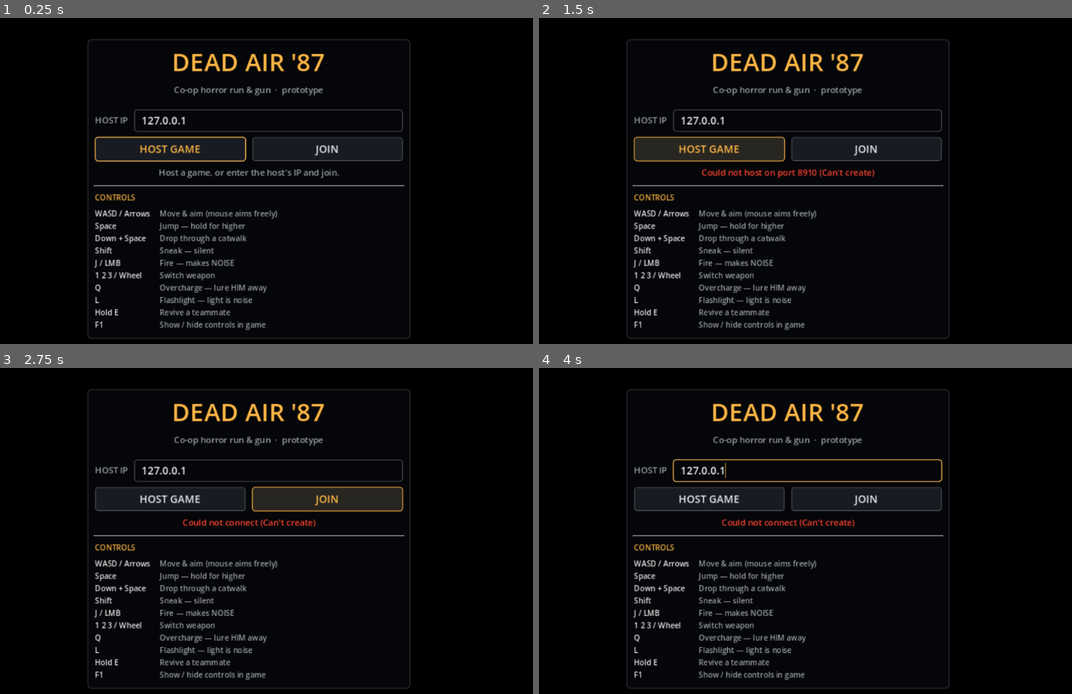
Above: before the commit, frames 1-4 (two rows, left to right).
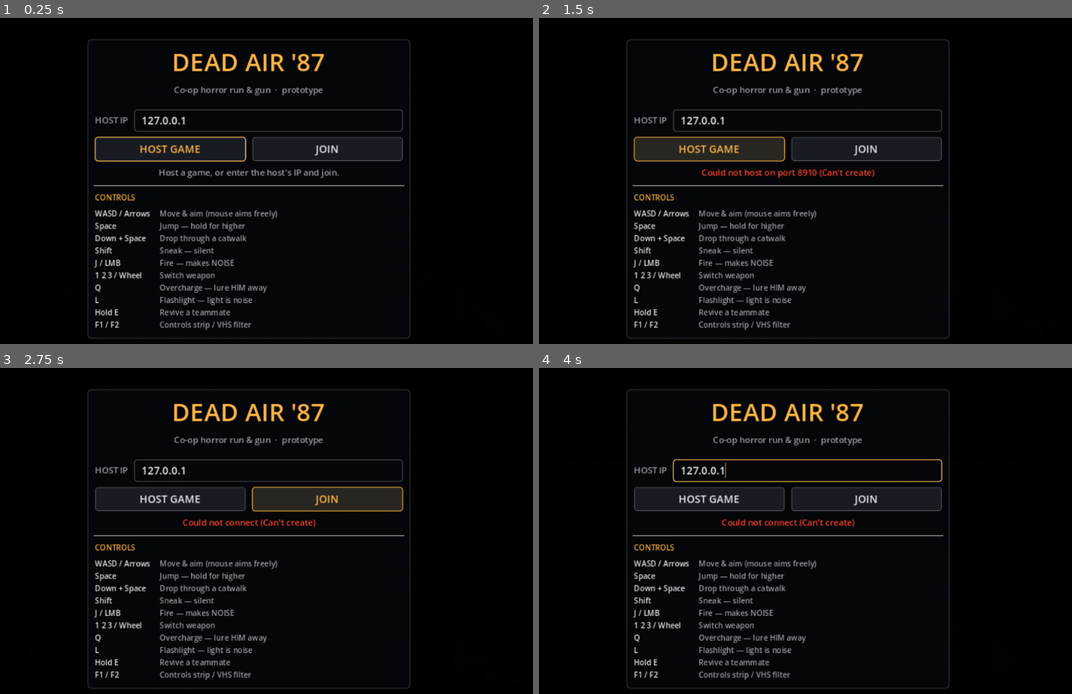
Above: after the commit, the same moments.

Repository: ssiwm/gameon
Game: Godot game, scene res://scenes/main.tscn
The game is run twice, just before and just after one commit, with the same random seed, the same clock (stepped at 60 frames per second) and the same inputs.
Inputs (mouse positions are in pixels of both pictures, inside the frame that each line leads up to):
- Up to frame 1 (0.25 s): no input
- Up to frame 2 (1.5 s): move the mouse to (922, 171) at 0.52 s; hold D (move_right) 0.53-1.25 s; hold Shift (crouch) 0.53-1.25 s; click (922, 171) at 0.67 s; tap W (move_up) at 0.77 s; click "HOST GAME" at 1.25 s
- Up to frame 3 (2.75 s): click "JOIN" at 2 s
- Up to frame 4 (4 s): move the mouse to (666, 557) at 2.77 s; hold D (move_right) 2.78-3.53 s; tap J (fire) at 2.85 s; click (666, 557) at 2.92 s; tap W (move_up) at 3.02 s; move the mouse to (848, 462) at 3.52 s; hold A (move_left) from 3.53 s (still down); tap L (flashlight) at 3.6 s; click (848, 462) at 3.67 s

The runs differ from the first frame. In frame 1, 0.3% of the frame differs, in the area x 19-50%, y 93-96%; in frame 2, 0.3%; in frame 3, 0.3%; in frame 4, 0.3%.

Commit message:
Grafika 2/4: tło parallax, filtr VHS, pył w świetle, żar gniazd
- backdrop.gd: niebo z księżycem i gwiazdami, dwie linie sosen, pas mgły
  (dryfuje) — Parallax2D tylko w poziomie, warstwy unshaded z jasnością
  ustawioną wprost (ciemność bez zmian: daleko od gracza 0,013). Tekstury
  generowane w kodzie; pliki w res://art/backdrop/ o tych samych nazwach
  mają pierwszeństwo (pod artystę).
- vhs.gdshader na warstwie 5 (UI przeniesione na 10 — HUD bez filtra):
  ziarno, linie, aberracja przy krawędziach, winieta, chłodne cienie /
  ciepłe światła, rzadkie zakłócenie taśmy. F2 wyłącza.
- Pył w powietrzu przy kamerze — cieniowany, widać go w snopie latarki.
- Żar nad gniazdami (unshaded) — cel widać z daleka.

Co-Authored-By: Claude Opus 5.5 <noreply@anthropic.com>

Diff:
--- /dev/null
+++ b/prototype/scripts/backdrop.gd
@@ -0,0 +1,118 @@
+extends Node2D
+## Tło parallax (1.5): niebo z księżycem, dwie linie sosen, dryfująca mgła.
+## Tekstury generowane w kodzie (deterministycznie). Warstwy są „unshaded" —
+## jasność ustawiamy wprost, żeby nie rozjaśnić ciemności strojonej w §8.3
+## (niebo ~0,01, sylwetki ledwo odcięte od horyzontu).
+##
+## Pod artystę (wariant C): podmień tekstury na pliki w res://art/backdrop/
+## o tych samych nazwach (sky.png, ridge_far.png, ridge_near.png, fog.png).
+
+const Lights := preload("res://scripts/lights.gd")
+
+const W := 1024
+const H := 480
+const ART_DIR := "res://art/backdrop/"
+
+func _ready() -> void:
+	z_index = -100
+	# Parallax tylko w poziomie: w pionie warstwy trzymają się świata (mapa ma
+	# 480 px wysokości, kamera chodzi nisko) — przy pionowym przesuwie linie
+	# drzew uciekały do góry kadru jako cienkie pasy.
+	_layer("sky", Vector2(0.04, 1.0), _sky(), Vector2.ZERO)
+	_layer("ridge_far", Vector2(0.18, 1.0), _ridge(0x51, 0.66, 10, 34, Color(0.050, 0.058, 0.080)), Vector2.ZERO)
+	_layer("ridge_near", Vector2(0.38, 1.0), _ridge(0x77, 0.76, 7, 60, Color(0.020, 0.024, 0.034)), Vector2.ZERO)
+	_layer("fog", Vector2(0.55, 1.0), _fog(), Vector2(-6.0, 0.0))
+
+func _layer(n: String, scroll: Vector2, img: Image, auto: Vector2) -> void:
+	var p := Parallax2D.new()
+	p.name = n
+	p.scroll_scale = scroll
+	p.repeat_size = Vector2(W, 0)
+	p.repeat_times = 3
+	p.autoscroll = auto
+	var s := Sprite2D.new()
+	s.centered = false
+	s.texture = _art_or(n, img)
+	s.material = Lights.unshaded()
+	p.add_child(s)
+	add_child(p)
+
+## Plik artysty, jeśli jest — inaczej tekstura wygenerowana.
+func _art_or(n: String, img: Image) -> Texture2D:
+	var path := ART_DIR + n + ".png"
+	if ResourceLoader.exists(path):
+		return load(path)
+	return ImageTexture.create_from_image(img)
+
+func _sky() -> Image:
+	var img := Image.create(W, H, false, Image.FORMAT_RGBA8)
+	var top := Color(0.006, 0.008, 0.016)
+	var hor := Color(0.075, 0.08, 0.11)
+	for y in H:
+		var t := clampf(float(y) / (H * 0.85), 0.0, 1.0)
+		var c := top.lerp(hor, t * t)
+		for x in W:
+			img.set_pixel(x, y, c)
+	var rng := RandomNumberGenerator.new()
+	rng.seed = 0x5A7
+	for i in 90:
+		var p := Vector2i(rng.randi_range(0, W - 1), rng.randi_range(0, int(H * 0.55)))
+		var b := rng.randf_range(0.10, 0.32)
+		img.set_pixelv(p, Color(b, b, b * 1.1))
+	# księżyc w nowiu-pełni: blada tarcza z poświatą
+	var mc := Vector2(720, 70)
+	for y in range(0, 170):
+		for x in range(600, 840):
+			var d := Vector2(x, y).distance_to(mc)
+			var base := img.get_pixel(x, y)
+			if d < 15.0:
+				var shade := 0.55 + 0.08 * sin(x * 0.7) * sin(y * 0.9)
+				img.set_pixel(x, y, Color(shade * 0.95, shade, shade * 1.02))
+			elif d < 70.0:
+				var g := pow(1.0 - (d - 15.0) / 55.0, 2.2) * 0.07
+				img.set_pixel(x, y, base + Color(g, g, g * 1.1, 0))
+	return img
+
+## Linia sosen: sylwetki z trójkątów na wypełnionym podnóżu.
+func _ridge(seed: int, base_frac: float, spacing: int, max_h: int, col: Color) -> Image:
+	var img := Image.create(W, H, false, Image.FORMAT_RGBA8)
+	img.fill(Color(0, 0, 0, 0))
+	var rng := RandomNumberGenerator.new()
+	rng.seed = seed
+	var base := int(H * base_frac)
+	var heights := PackedFloat32Array()
+	heights.resize(W)
+	for x in W:
+		heights[x] = base - 6.0 * sin(x * 0.006 + seed) - 4.0 * sin(x * 0.017)
+	var x := 0
+	while x < W:
+		var h := rng.randi_range(int(max_h * 0.45), max_h)
+		var half := maxi(3, int(h * 0.28))
+		for dx in range(-half, half + 1):
+			var xx := posmod(x + dx, W)
+			var top := heights[xx] - h * (1.0 - absf(dx) / float(half + 1))
+			heights[xx] = minf(heights[xx], top)
+		x += spacing + rng.randi_range(0, spacing)
+	for xx in W:
+		for y in range(int(heights[xx]), H):
+			img.set_pixel(xx, y, col)
+	return img
+
+## Pas mgły: miękki szum, bardzo przezroczysty.
+func _fog() -> Image:
+	var img := Image.create(W, H, false, Image.FORMAT_RGBA8)
+	img.fill(Color(0, 0, 0, 0))
+	var noise := FastNoiseLite.new()
+	noise.seed = 0xF06
+	noise.frequency = 0.006
+	var y0 := int(H * 0.62)
+	var y1 := int(H * 0.92)
+	for y in range(y0, y1):
+		var band := sin(PI * float(y - y0) / float(y1 - y0))
+		for x in W:
+			# szum zawija się w poziomie (powtarzana warstwa bez szwu)
+			var a := TAU * x / W
+			var n := noise.get_noise_3d(cos(a) * 160.0, sin(a) * 160.0, y * 1.0) * 0.5 + 0.5
+			var alpha := band * n * n * 0.10
+			img.set_pixel(x, y, Color(0.55, 0.62, 0.7, alpha))
+	return img
--- a/prototype/scripts/input_setup.gd
+++ b/prototype/scripts/input_setup.gd
@@ -17,6 +17,7 @@
 	_add_keys("restart", [KEY_ENTER, KEY_KP_ENTER])
 	_add_keys("flashlight", [KEY_L])
 	_add_keys("help", [KEY_F1])
+	_add_keys("vhs", [KEY_F2])
 	_add_mouse("fire", MOUSE_BUTTON_LEFT)
 	_add_mouse("weapon_next", MOUSE_BUTTON_WHEEL_DOWN)
 	_add_mouse("weapon_prev", MOUSE_BUTTON_WHEEL_UP)
--- a/prototype/scripts/level.gd
+++ b/prototype/scripts/level.gd
@@ -98,6 +98,7 @@
 	if dark != null:
 		dark.color = Lights.AMBIENT
 	RenderingServer.set_default_clear_color(Lights.SKY)
+	add_child(preload("res://scripts/backdrop.gd").new())
 	var ts := _build_tileset()
 	_back = TileMapLayer.new()
 	_back.name = "Back"
--- a/prototype/scripts/lobby.gd
+++ b/prototype/scripts/lobby.gd
@@ -17,7 +17,7 @@
 	["Q", "Overcharge — lure HIM away"],
 	["L", "Flashlight — light is noise"],
 	["Hold E", "Revive a teammate"],
-	["F1", "Show / hide controls in game"],
+	["F1 / F2", "Controls strip / VHS filter"],
 ]
 
 var _ip: LineEdit
--- a/prototype/scripts/main.gd
+++ b/prototype/scripts/main.gd
@@ -33,6 +33,7 @@
 	mission = MISSION_SCRIPT.new()
 	mission.name = "Mission"
 	add_child(mission)
+	_setup_post()
 	multiplayer.peer_connected.connect(_on_peer_connected)
 	multiplayer.peer_disconnected.connect(_on_peer_disconnected)
 	multiplayer.connected_to_server.connect(_on_connected_to_server)
@@ -44,6 +45,30 @@
 	_lobby.host_requested.connect(func() -> void: Audio.play("ui_confirm", Audio.BUS_UI, -8.0))
 	_lobby.join_requested.connect(func(_ip: String) -> void: Audio.play("ui_click", Audio.BUS_UI, -8.0))
 	_handle_cmdline()
+
+# ---------------------------------------------------------------- post-process
+
+## Filtr VHS na świat (warstwa 5) — pod UI (warstwa 10), żeby HUD był czytelny.
+## F2 włącza/wyłącza (dostępność: ziarno i aberracja nie każdemu służą).
+var _post: CanvasLayer
+
+func _setup_post() -> void:
+	$UI.layer = 10
+	_post = CanvasLayer.new()
+	_post.name = "Post"
+	_post.layer = 5
+	var rect := ColorRect.new()
+	rect.set_anchors_preset(Control.PRESET_FULL_RECT)
+	rect.mouse_filter = Control.MOUSE_FILTER_IGNORE
+	var mat := ShaderMaterial.new()
+	mat.shader = preload("res://scripts/vhs.gdshader")
+	rect.material = mat
+	_post.add_child(rect)
+	add_child(_post)
+
+func _unhandled_input(event: InputEvent) -> void:
+	if event.is_action_pressed("vhs"):
+		_post.visible = not _post.visible
 
 # ---------------------------------------------------------------- wipe (GDD §4)
 
--- a/prototype/scripts/nest.gd
+++ b/prototype/scripts/nest.gd
@@ -22,6 +22,7 @@
 var _flash := 0.0
 var _net_timer := 0.0
 var _glow: PointLight2D
+var _embers: CPUParticles2D
 var _overlay: Node2D
 
 func _ready() -> void:
@@ -33,6 +34,21 @@
 	_glow.position = Vector2(0, -8)
 	add_child(_glow)
 	_overlay = Lights.add_overlay(self)
+	# żar unoszący się nad gniazdem — widać je z daleka w mroku
+	_embers = CPUParticles2D.new()
+	_embers.amount = 10
+	_embers.lifetime = 1.8
+	_embers.position = Vector2(0, -12)
+	_embers.emission_shape = CPUParticles2D.EMISSION_SHAPE_RECTANGLE
+	_embers.emission_rect_extents = Vector2(8, 3)
+	_embers.direction = Vector2.UP
+	_embers.spread = 25.0
+	_embers.initial_velocity_min = 6.0
+	_embers.initial_velocity_max = 16.0
+	_embers.gravity = Vector2(0, -4)
+	_embers.color = Color(1.0, 0.55, 0.2, 0.8)
+	_embers.material = Lights.unshaded()
+	add_child(_embers)
 
 func is_threat() -> bool:
 	return false
--- a/prototype/scripts/player.gd
+++ b/prototype/scripts/player.gd
@@ -192,6 +192,7 @@
 	_camera.enabled = local_human
 	if local_human:
 		_camera.make_current()
+		_camera.add_child(_dust_motes())
 		# granice kamery z mapy (level.gd) zamiast stałych z player.tscn
 		var lvl := get_tree().get_first_node_in_group("level")
 		if lvl != null:
@@ -221,6 +222,26 @@
 func _fx_root() -> Node:
 	var lvl := get_tree().get_first_node_in_group("level")
 	return lvl if lvl != null else get_tree().current_scene
+
+## Pył w powietrzu wokół kadru — cieniowany, więc widać go tylko w świetle
+## (snop latarki „ma objętość"). Emitowany w świecie, nie w kadrze.
+func _dust_motes() -> CPUParticles2D:
+	var p := CPUParticles2D.new()
+	p.amount = 70
+	p.lifetime = 9.0
+	p.preprocess = 9.0
+	p.local_coords = false
+	p.emission_shape = CPUParticles2D.EMISSION_SHAPE_RECTANGLE
+	p.emission_rect_extents = Vector2(230, 140)
+	p.direction = Vector2(1, -0.2)
+	p.spread = 180.0
+	p.initial_velocity_min = 2.0
+	p.initial_velocity_max = 7.0
+	p.gravity = Vector2(0.6, 1.2)
+	p.scale_amount_min = 0.6
+	p.scale_amount_max = 1.3
+	p.color = Color(0.8, 0.78, 0.7, 0.55)
+	return p
 
 func _in_water() -> bool:
 	var lvl := get_tree().get_first_node_in_group("level")
--- /dev/null
+++ b/prototype/scripts/vhs.gdshader
@@ -0,0 +1,49 @@
+shader_type canvas_item;
+// Filtr VHS/CRT dla świata gry (pod HUD-em). Subtelny: ziarno, linie,
+// aberracja chromatyczna przy krawędziach, winieta, lekka korekcja barw
+// (zielononiebieskie cienie, bursztynowe światła) i rzadkie zakłócenie taśmy.
+
+uniform sampler2D screen_tex : hint_screen_texture, filter_linear_mipmap;
+uniform float strength = 1.0;
+uniform float aberration = 1.6;     // px przy krawędzi
+uniform float grain = 0.045;
+uniform float scanline = 0.07;
+uniform float vignette = 0.32;
+
+float rand(vec2 p) {
+	return fract(sin(dot(p, vec2(12.9898, 78.233))) * 43758.5453);
+}
+
+void fragment() {
+	vec2 uv = SCREEN_UV;
+	vec2 px = SCREEN_PIXEL_SIZE;
+	// zakłócenie taśmy: wąski pas przesuwający się w dół co kilka sekund
+	float band_y = fract(TIME * 0.07);
+	float band = smoothstep(0.012, 0.0, abs(uv.y - band_y));
+	uv.x += band * 0.004 * sin(TIME * 40.0) * strength;
+
+	vec2 dir = (uv - 0.5) * 2.0;
+	float edge = dot(dir, dir);
+	vec2 off = dir * aberration * px * edge * strength;
+	vec3 col;
+	col.r = texture(screen_tex, uv + off).r;
+	col.g = texture(screen_tex, uv).g;
+	col.b = texture(screen_tex, uv - off).b;
+
+	// korekcja: lekka desaturacja + chłodne cienie, ciepłe światła
+	float l = dot(col, vec3(0.299, 0.587, 0.114));
+	col = mix(col, vec3(l), 0.12 * strength);
+	col += vec3(-0.004, 0.006, 0.012) * (1.0 - l) * strength;
+	col *= mix(vec3(1.0), vec3(1.04, 1.0, 0.94), smoothstep(0.25, 0.8, l) * strength);
+
+	// linie (co druga linia ekranu) i ziarno
+	float line = mod(floor(FRAGCOORD.y), 2.0);
+	col *= 1.0 - scanline * line * strength;
+	float n = rand(uv * vec2(1920.0, 1080.0) + vec2(TIME * 13.0, TIME * 7.0)) - 0.5;
+	col += n * grain * strength;
+	col += band * 0.03 * strength;
+
+	// winieta
+	col *= 1.0 - vignette * smoothstep(0.35, 1.35, edge) * strength;
+	COLOR = vec4(col, 1.0);
+}
